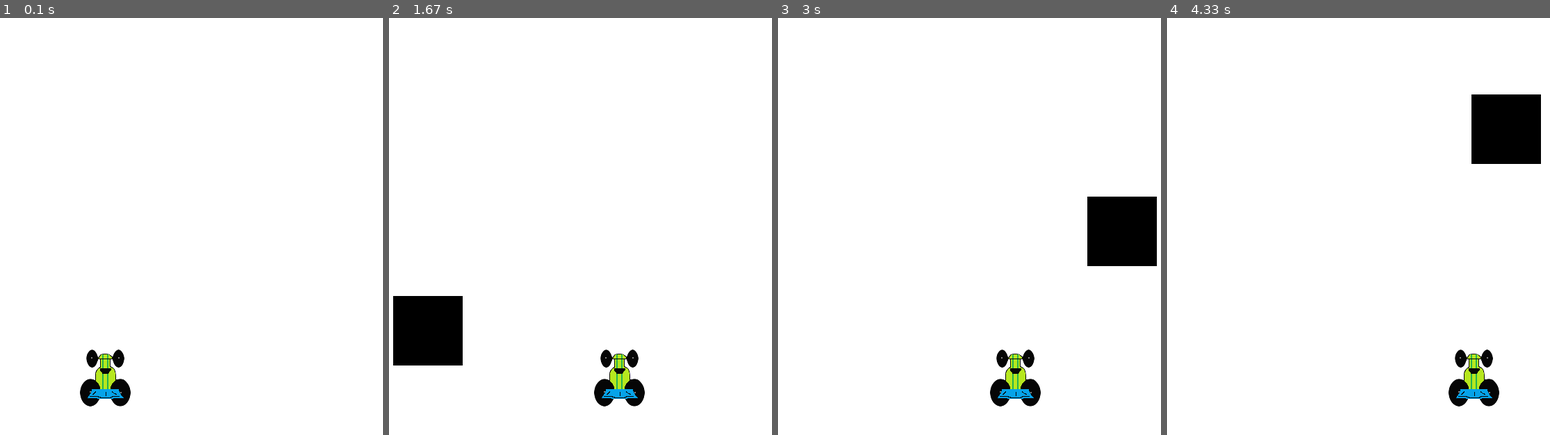
Above: before the commit, frames 1-4 (left to right).
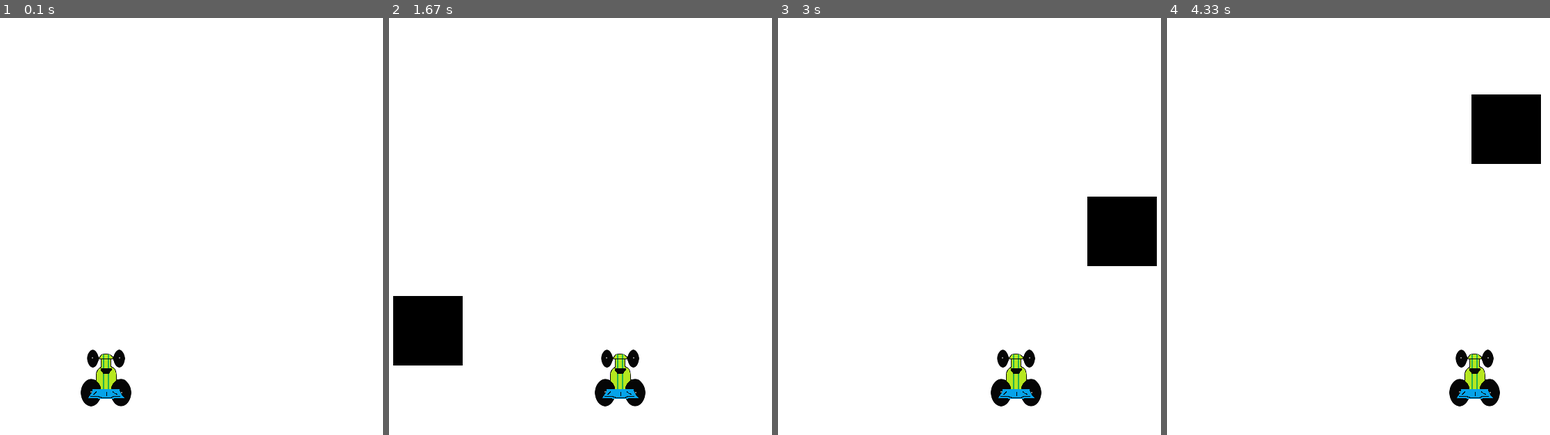
Above: after the commit, the same moments.

Repository: davidjamesbutton/pygame-sentdex
Game: pygame game, started from main.py
Two runs of this game, one before a commit and one after it. Both use one fixed random seed, a clock stepped at 60 frames per second and the inputs below.
Inputs:
- Up to frame 1 (0.1 s): no input
- Up to frame 2 (1.67 s): hold Right 0.33-0.8 s; hold Right 0.83-1.3 s; hold Left from 1.33 s (still down)
- Up to frame 3 (3 s): release Left at 1.87 s; hold Left 1.9-2.3 s; hold Right 2.33-2.97 s
- Up to frame 4 (4.33 s): hold Left 3-3.47 s; hold Right 3.5-3.97 s; hold Right from 4 s (still down)

The runs differ from the first frame. In frame 1, 0.3% of the frame differs, in the area x 20-35%, y 79-94%; in frame 2, 0.3%; in frame 3, 0.3%; in frame 4, 0.3%.

Commit message:
Refactor car and block dimensions into pygame.Rect to make calculations easier

Diff:
--- a/main.py
+++ b/main.py
@@ -21,11 +21,11 @@
 
 car_img = pygame.image.load('racecar.png')
 
-def draw_block(left, top, width, height):
-    pygame.draw.rect(game_display, COLOUR_BLACK, [left, top, width, height])
+def draw_block(block_rect):
+    pygame.draw.rect(game_display, COLOUR_BLACK, block_rect)
 
-def draw_car(left, top):
-    game_display.blit(car_img, (left, top))
+def draw_car(car_rect):
+    game_display.blit(car_img, car_rect)
 
 def crash():
     message_display('You Crashed')
@@ -53,13 +53,15 @@
     return text_surface, text_surface.get_rect()
 
 def game_loop():
-    car_pos_left = 0.5 * (DISPLAY_WIDTH - car_img.get_width())
-    car_pos_top = DISPLAY_HEIGHT - 1.5 * car_img.get_height()
+    car_rect = car_img.get_rect()
+    car_rect.top = DISPLAY_HEIGHT - 1.5 * car_rect.height
+    car_rect.centerx = DISPLAY_WIDTH / 2
 
     block_width = 100
     block_height = 100
     block_pos_left = random.randrange(0, DISPLAY_WIDTH - block_width)
     block_pos_top = -3 * block_height
+    block_rect = pygame.Rect(block_pos_left, block_pos_top, block_width, block_height)
     block_speed = 7
 
     while True:
@@ -83,32 +85,28 @@
 
         ### UPDATE GAME STATE
 
-        car_pos_left += car_x_change
+        car_rect.move_ip(car_x_change, 0)
 
-        block_pos_top += block_speed
+        block_rect.move_ip(0, block_speed)
 
         # Car outside display
-        if car_pos_left + car_img.get_width() > DISPLAY_WIDTH or car_pos_left < 0:
+        if car_rect.right > DISPLAY_WIDTH or car_rect.left < 0:
             crash()
 
         # Block below display
-        if block_pos_top > DISPLAY_HEIGHT:
-            block_pos_top = 0 - block_height
-            block_pos_left = random.randrange(0, DISPLAY_WIDTH - block_width)
+        if block_rect.top > DISPLAY_HEIGHT:
+            block_rect.top = 0 - block_height
+            block_rect.left = random.randrange(0, DISPLAY_WIDTH - block_width)
 
         # Car and block collide
-        if car_pos_top < block_pos_top + block_height:
-            if  car_pos_left > block_pos_left \
-            and car_pos_left < block_pos_left + block_width \
-            or car_pos_left + car_img.get_width() > block_pos_left \
-            and car_pos_left + car_img.get_width() < block_pos_left + block_width:
-                crash()
+        if car_rect.colliderect(block_rect):
+            crash()
 
         ### DRAW GAME STATE
 
         game_display.fill(COLOUR_WHITE)
-        draw_car(car_pos_left, car_pos_top)
-        draw_block(block_pos_left, block_pos_top, block_width, block_height)
+        draw_car(car_rect)
+        draw_block(block_rect)
 
         pygame.display.update()
 
